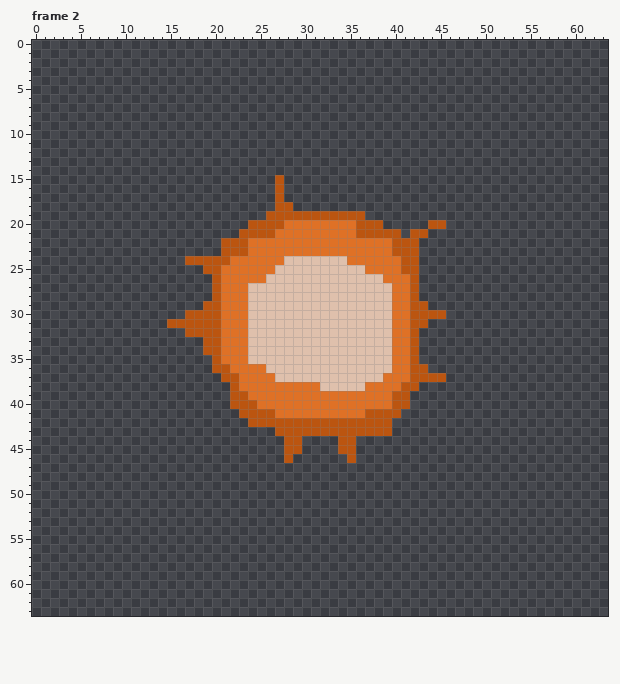
Pixel-art file, stored at Assets/Weapons/bombs-a.ase. Above is the file before it was changed.
64x64 pixels, 5 frames. Shown: frame 2. The commit also changed other frames, which this record leaves out.
New version:
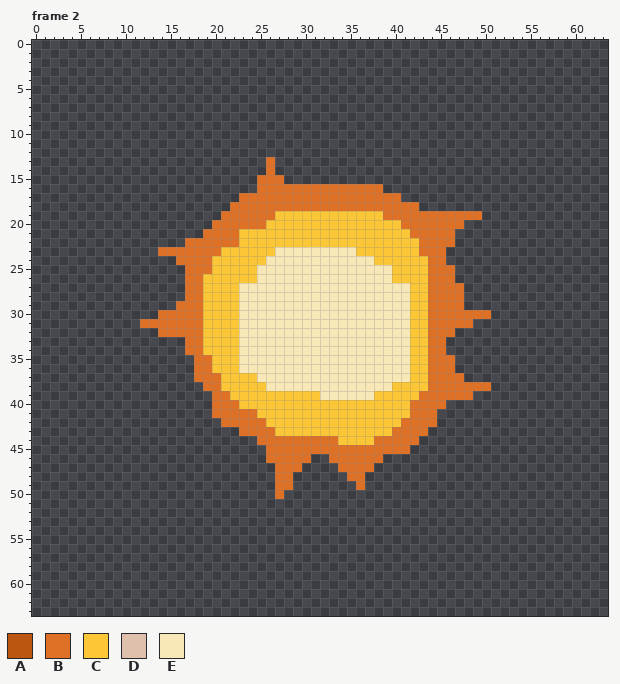
Palette (. is transparent): A #bb5510  B #df7126  C #fbc736  D #dfc0ac  E #f8e7b7
Edits made:
--- frame 2
@@ x 10..52 @@
 12 ...........................................
-13 ...........................................
-14 ...........................................
-15 .................A.........................
-16 .................A.........................
-17 .................A.........................
-18 .................AA........................
-19 ................AAAAAAAAAAA................
-20 ..............AAAABBBBBBBBAAA.....AA.......
-21 .............AAAABBBBBBBBBAAAAA.AA.........
-22 ...........AAABBBBBBBBBBBBBBBBAAA..........
-23 ...........AAABBBBBBBBBBBBBBBBAAA..........
-24 .......AAAAABBBBBBDDDDDDDBBBBBBAA..........
-25 .........AABBBBBBDDDDDDDDDDBBBBAA..........
-26 ..........ABBBBBDDDDDDDDDDDDDBBBA..........
-27 ..........ABBBDDDDDDDDDDDDDDDDBBA..........
-28 ..........ABBBDDDDDDDDDDDDDDDDBBA..........
-29 .........AABBBDDDDDDDDDDDDDDDDBBAA.........
-30 .......AAAABBBDDDDDDDDDDDDDDDDBBAAAA.......
-31 .....AAAAAABBBDDDDDDDDDDDDDDDDBBAA.........
-32 .......AAAABBBDDDDDDDDDDDDDDDDBBA..........
-33 .........AABBBDDDDDDDDDDDDDDDDBBA..........
-34 .........AABBBDDDDDDDDDDDDDDDDBBA..........
-35 ..........ABBBDDDDDDDDDDDDDDDDBBA..........
-36 ..........AABBBBDDDDDDDDDDDDDDBBAA.........
-37 ...........AABBBBDDDDDDDDDDDDBBBAAAA.......
-38 ............ABBBBBBBBBDDDDDBBBBAA..........
-39 ............AABBBBBBBBBBBBBBBBAA...........
-40 ............AAABBBBBBBBBBBBBBBAA...........
-41 .............AAAABBBBBBBBBBAAAA............
-42 ..............AAAAAAAAAAAAAAAA.............
-43 .................AAAAAAAAAAAAA.............
-44 ..................AA....AA.................
-45 ..................AA....AA.................
-46 ..................A......A.................
-47 ...........................................
-48 ...........................................
-49 ...........................................
-50 ...........................................
+13 ................B..........................
+14 ................B..........................
+15 ...............BBB.........................
+16 ...............BBBBBBBBBBBBBB..............
+17 .............BBBBBBBBBBBBBBBBBB............
+18 ............BBBBBBBBBBBBBBBBBBBBB..........
+19 ...........BBBBBBCCCCCCCCCCCCBBBBBBBBBBB...
+20 ..........BBBBBBCCCCCCCCCCCCCCCBBBBBBB.....
+21 .........BBBBCCCCCCCCCCCCCCCCCCCBBBBB......
+22 .......BBBBBBCCCCCCCCCCCCCCCCCCCCBBBB......
+23 ....BBBBBBBCCCCCCEEEEEEEEECCCCCCCBBB.......
+24 ......BBBBCCCCCCEEEEEEEEEEEECCCCCCBB.......
+25 .......BBBCCCCCEEEEEEEEEEEEEEECCCCBBB......
+26 .......BBCCCCCCEEEEEEEEEEEEEEECCCCBBB......
+27 .......BBCCCCEEEEEEEEEEEEEEEEEEECCBBBB.....
+28 .......BBCCCCEEEEEEEEEEEEEEEEEEECCBBBB.....
+29 ......BBBCCCCEEEEEEEEEEEEEEEEEEECCBBBB.....
+30 ....BBBBBCCCCEEEEEEEEEEEEEEEEEEECCBBBBBBB..
+31 ..BBBBBBBCCCCEEEEEEEEEEEEEEEEEEECCBBBBB....
+32 ....BBBBBCCCCEEEEEEEEEEEEEEEEEEECCBBB......
+33 .......BBCCCCEEEEEEEEEEEEEEEEEEECCBB.......
+34 .......BBCCCCEEEEEEEEEEEEEEEEEEECCBB.......
+35 ........BBCCCEEEEEEEEEEEEEEEEEEECCBBB......
+36 ........BBCCCEEEEEEEEEEEEEEEEEEECCBBB......
+37 ........BBBCCCCEEEEEEEEEEEEEEEEECCBBBB.....
+38 .........BBCCCCCEEEEEEEEEEEEEECCCCBBBBBBB..
+39 ..........BBCCCCCCCCCCEEEEEECCCCCBBBBBB....
+40 ..........BBBCCCCCCCCCCCCCCCCCCCBBBB.......
+41 ..........BBBBBCCCCCCCCCCCCCCCCCBBB........
+42 ...........BBBBBCCCCCCCCCCCCCCCBBBB........
+43 .............BBBBCCCCCCCCCCCCCBBBB.........
+44 ...............BBBBBBBBBCCCCBBBBB..........
+45 ................BBBBBBBBBBBBBBBB...........
+46 ................BBBBB..BBBBBB..............
+47 .................BBB....BBBB...............
+48 .................BB......BB................
+49 .................BB.......B................
+50 .................B.........................
 51 ...........................................
